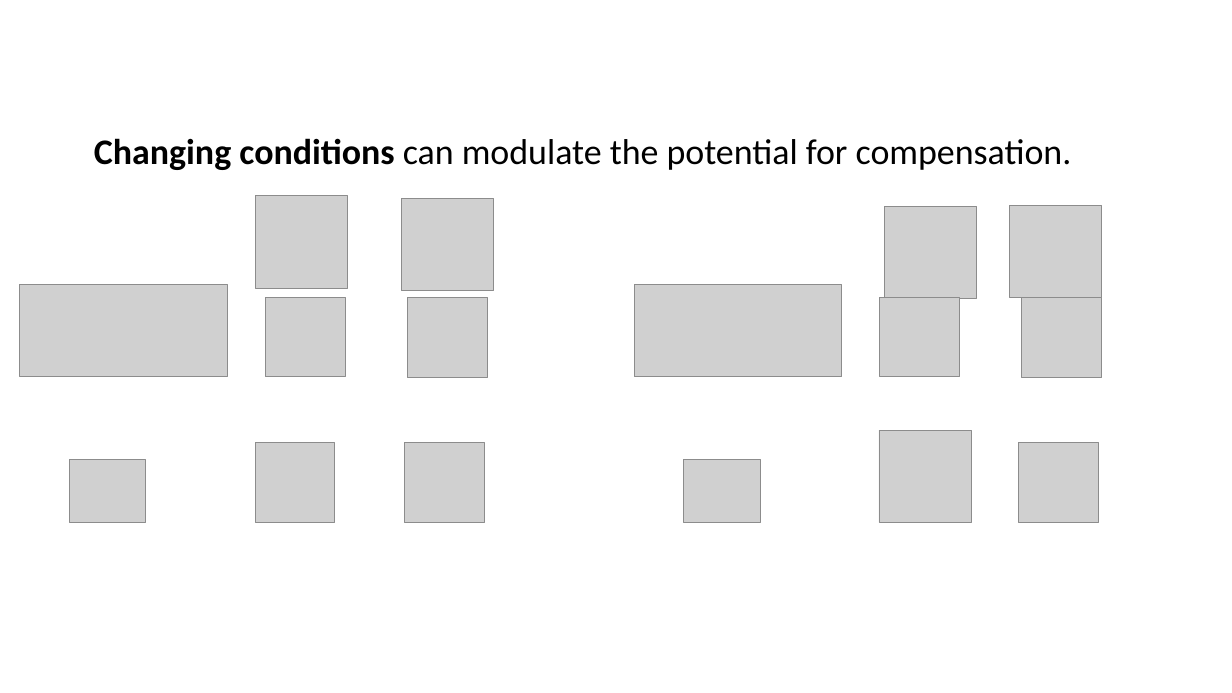
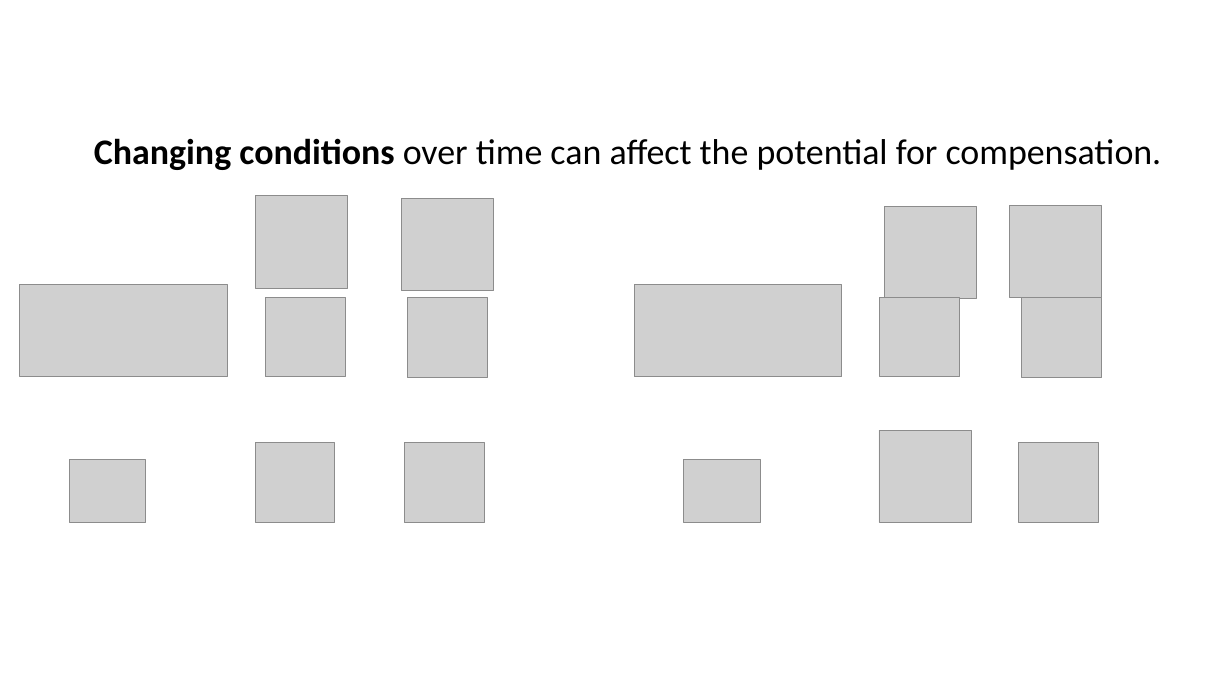
Before and after one commit to diazrenata/squareone, a slide deck: slide 4 of presentations/esa/rat pictures.pptx (slide 3 before the commit). Drawn at 1232x693 pixels with LibreOffice and Linux fonts; fonts in the diff are those of the drawing; grey boxes stand for pictures. Boxes give left, top, right and bottom in pixels: in the first picture for what was removed or moved away, otherwise in the second. Text is boxed around its words. In the diff, an @@ line names an element or a change of style, - is before the commit and + after.

```diff
--- a/presentations/esa/rat pictures.pptx
+++ b/presentations/esa/rat pictures.pptx
@@ title at (x1=94, y1=138, x2=1162, y2=170): text changed @@
-Changing conditions can modulate the potential for compensation.
+Changing conditions over time can affect the potential for compensation.
```
Also in this commit, not shown: 1 other slide changed, 14 slides added, 2 slides removed.
